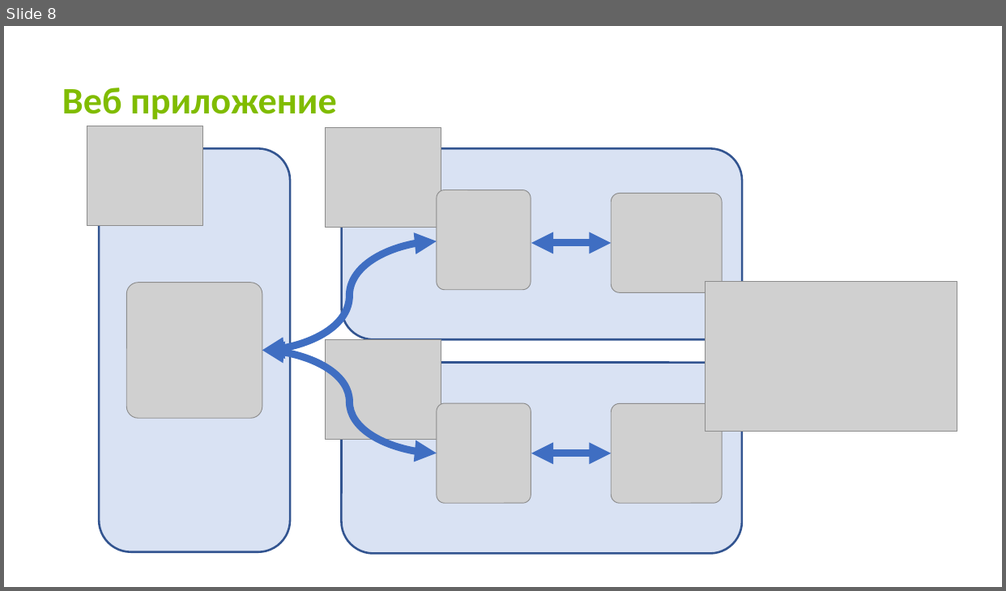
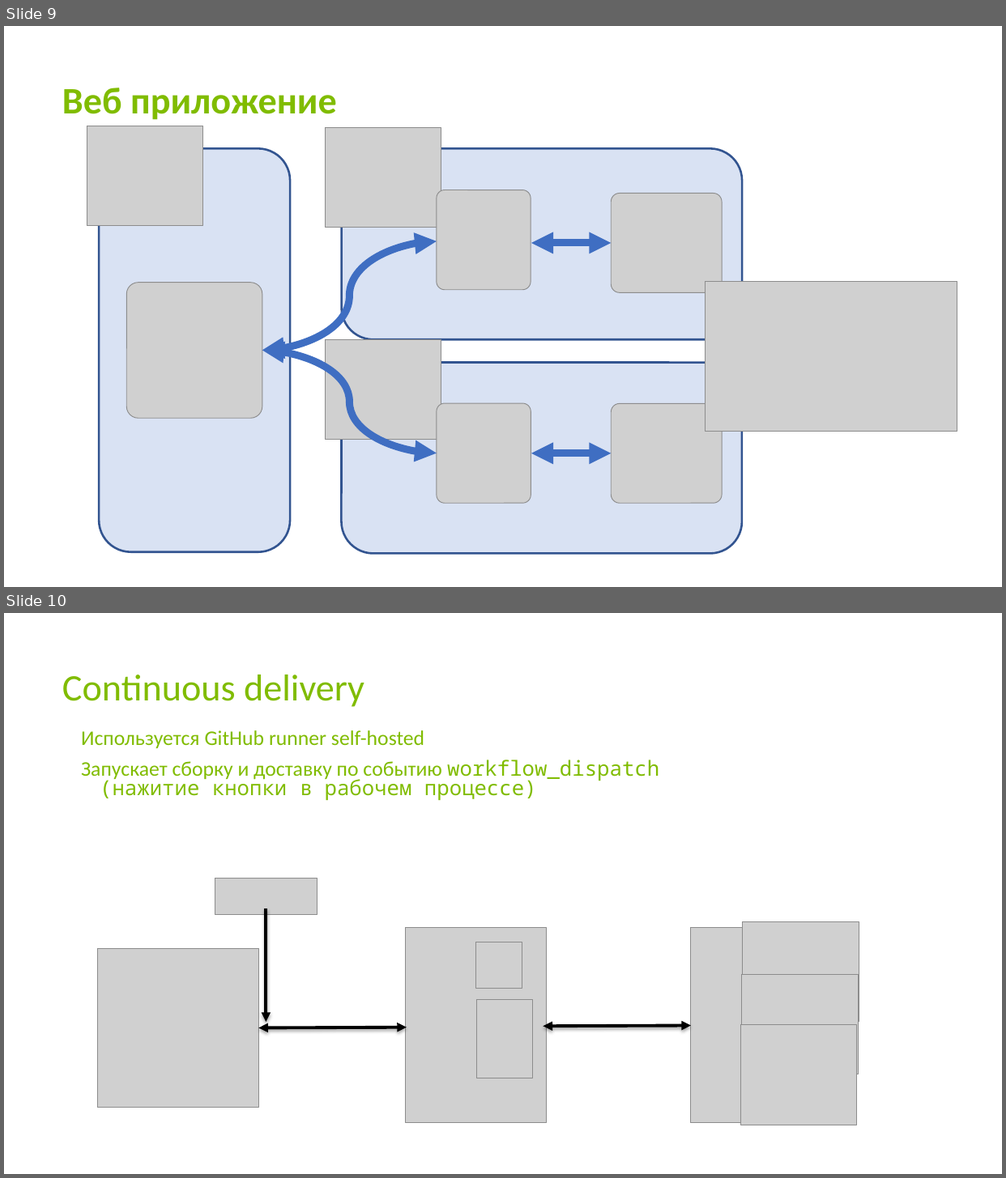
Before and after one commit to BanLex/final, a slide deck: Презентация DevOps Шабанов А.В..pptx. Shown one above the other, each under a label of ours: slide 8 before the commit, slides 9 and 10 after it. The pictures are 1006x591 and 1006x1178 pixels, drawn with LibreOffice and Linux fonts; fonts in the diff are those of the drawing; grey boxes stand for pictures. Boxes give left, top, right and bottom in pixels: in the first picture for what was removed or moved away, otherwise in the second. Text is boxed around its words. In the diff, an @@ line names an element or a change of style, - is before the commit and + after.

```diff
--- a/Презентация DevOps Шабанов А.В..pptx
+++ b/Презентация DevOps Шабанов А.В..pptx
@@ slide 10 added at bbox=[4, 613, 1002, 1174], background #FFFFFF @@
@@ title added at bbox=[62, 675, 364, 707], 36 pt, text #80BC00 @@
+Continuous delivery
@@ text added at bbox=[81, 730, 659, 800], 20 pt, text #80BC00 @@
+Используется GitHub runner self-hosted
+Запускает сборку и доставку по событию workflow_dispatch
+(нажитие кнопки в рабочем процессе)
@@ picture added at bbox=[215, 878, 317, 914] @@
@@ arrow added from (266, 909) to (266, 1022), #000000 3 pt @@
@@ picture added at bbox=[405, 927, 546, 1122] @@
@@ picture added at bbox=[691, 927, 832, 1122] @@
@@ picture added at bbox=[743, 922, 859, 1022] @@
@@ picture added at bbox=[98, 948, 259, 1107] @@
@@ picture added at bbox=[475, 943, 522, 988] @@
@@ picture added at bbox=[741, 974, 858, 1074] @@
@@ picture added at bbox=[477, 1000, 533, 1079] @@
@@ double arrow added from (543, 1026) to (691, 1025), #000000 3 pt @@
@@ picture added at bbox=[740, 1025, 857, 1125] @@
@@ double arrow added from (258, 1029) to (407, 1028), #000000 3 pt @@
@@ what was slide 8 is now slide 9 @@
```
Also in this commit, not shown: 1 slide changed, 1 other slide added, 1 slide removed.
